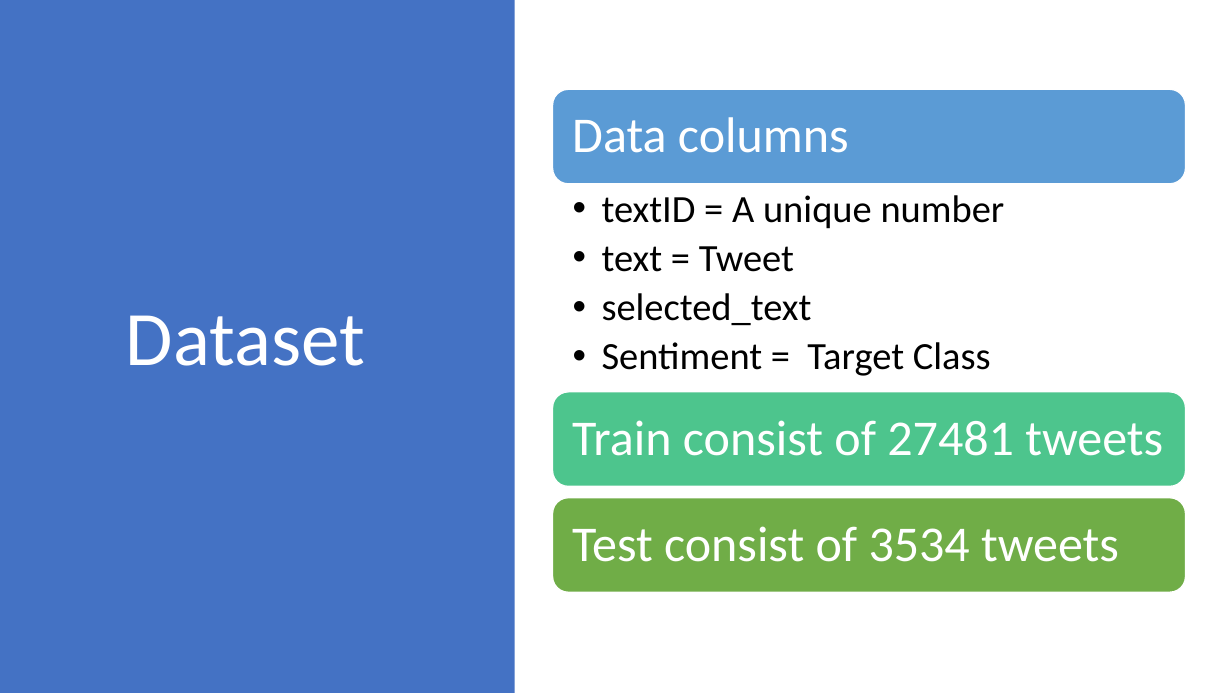
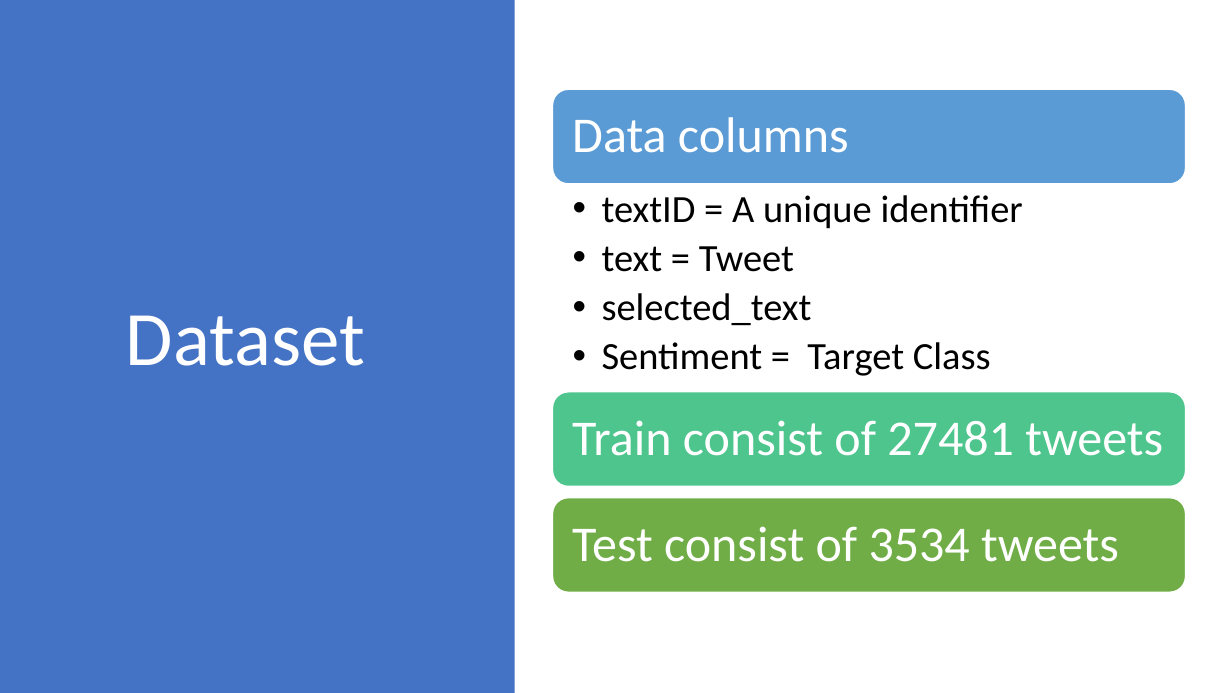
Before and after one commit to mixaverros88/Tweet_Sentiment_Extraction, a slide deck: slide 2 of presentation/Presentation.pptx. Drawn at 1232x693 pixels with LibreOffice and Linux fonts; fonts in the diff are those of the drawing. Boxes give left, top, right and bottom in pixels: in the first picture for what was removed or moved away, otherwise in the second. Text is boxed around its words. In the diff, an @@ line names an element or a change of style, - is before the commit and + after.

```diff
--- a/presentation/Presentation.pptx
+++ b/presentation/Presentation.pptx
@@ text at box(602, 195, 1023, 229): text changed @@
-  • textID = A unique number
+  • textID = A unique identifier
```
Also in this commit, not shown: 3 other slides changed, 2 slides added, 17 other files.
